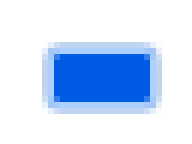
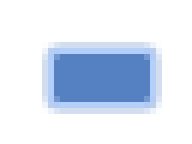
The second 192 x 144 image is a revision of the first. Changes to its layers:
added layer "Rounded Rectangle 1 copy" above "Rounded Rectangle 1" over (48, 48, 156, 108)
hid "Rounded Rectangle 1" over (48, 48, 156, 108)
